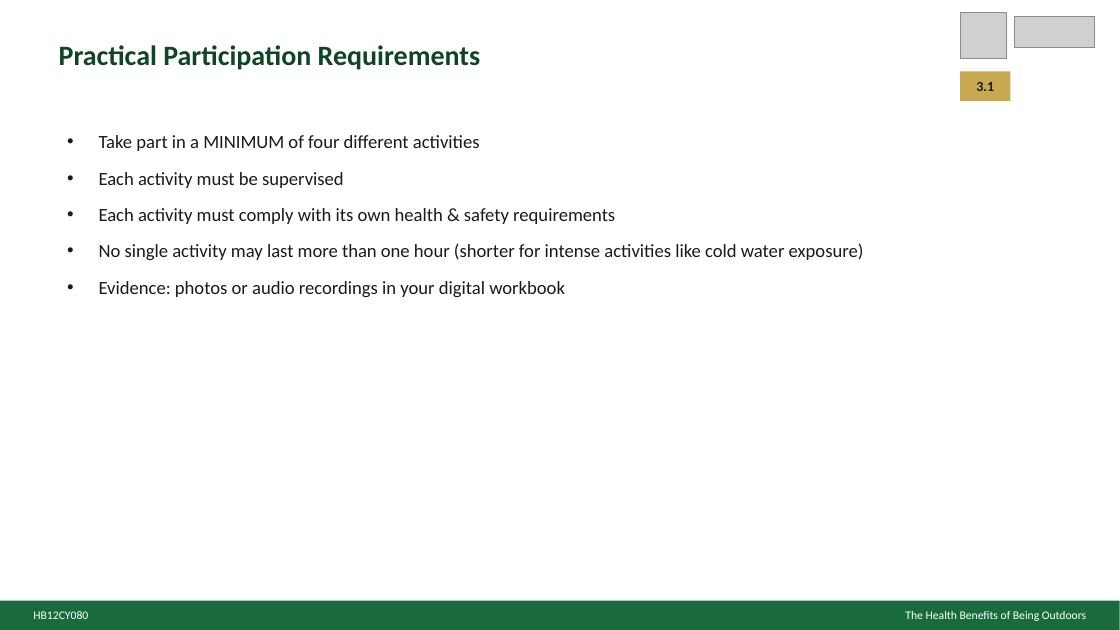
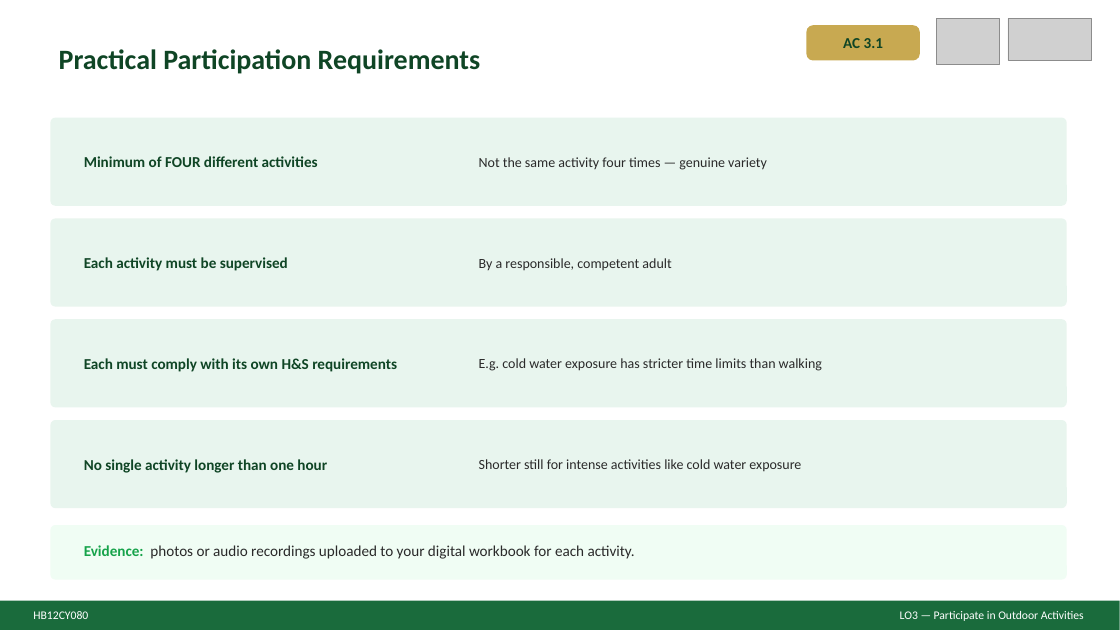
Before and after one commit to JJ2026Outdoor/ACOutdoorEd, a slide deck: slide 10 of HB12CY080HealthBenefitsSlides.pptx. Drawn at 1120x630 pixels with LibreOffice and Linux fonts; fonts in the diff are those of the drawing; grey boxes stand for pictures. Boxes give left, top, right and bottom in pixels: in the first picture for what was removed or moved away, otherwise in the second. Text is boxed around its words. In the diff, an @@ line names an element or a change of style, - is before the commit and + after.

```diff
--- a/HB12CY080HealthBenefitsSlides.pptx
+++ b/HB12CY080HealthBenefitsSlides.pptx
@@ text "Practical Participation Requirements": place and size @@
-text "Practical Participation Requirements" at (59, 45, 481, 70)
+text "Practical Participation Requirements" at (59, 49, 481, 74)
@@ rounded rectangle added at (807, 25, 920, 60), fill #C8A951 @@
@@ picture: place and size @@
-picture at (960, 13, 1007, 59)
+picture at (937, 18, 1000, 65)
@@ picture: place and size @@
-picture at (1015, 17, 1095, 47)
+picture at (1008, 18, 1092, 60)
@@ text at (843, 38, 883, 48): text changed; size 12 to 13 pt; text colour #1A1A1A to #0F4525 @@
-3.1
+AC 3.1
@@ rectangle removed at (960, 71, 1011, 101) @@
@@ rounded rectangle added at (50, 118, 1067, 206), fill #E8F5EE @@
@@ text removed at (99, 135, 864, 297) @@
-• Take part in a MINIMUM of four different activities
-• Each activity must be supervised
-• Each activity must comply with its own health & safety requirements
-• No single activity may last more than one hour (shorter for intense activities like cold water exposure)
-• Evidence: photos or audio recordings in your digital workbook
@@ text added at (84, 156, 318, 167), 13 pt, text #0F4525, bold @@
+Minimum of FOUR different activities
@@ text added at (479, 157, 767, 170), 12 pt, text #2A2A2A @@
+Not the same activity four times — genuine variety
@@ rounded rectangle added at (50, 218, 1067, 307), fill #E8F5EE @@
@@ text added at (84, 257, 288, 271), 13 pt, text #0F4525, bold @@
+Each activity must be supervised
@@ text added at (479, 258, 671, 270), 12 pt, text #2A2A2A @@
+By a responsible, competent adult
@@ rounded rectangle added at (50, 319, 1067, 408), fill #E8F5EE @@
@@ text added at (84, 358, 397, 372), 13 pt, text #0F4525, bold @@
+Each must comply with its own H&S requirements
@@ text added at (479, 358, 822, 371), 12 pt, text #2A2A2A @@
+E.g. cold water exposure has stricter time limits than walking
@@ rounded rectangle added at (50, 420, 1067, 508), fill #E8F5EE @@
@@ text added at (84, 459, 327, 473), 13 pt, text #0F4525, bold @@
+No single activity longer than one hour
@@ text added at (479, 459, 801, 471), 12 pt, text #2A2A2A @@
+Shorter still for intense activities like cold water exposure
@@ rounded rectangle added at (50, 525, 1067, 580), fill #F0FDF4 @@
@@ text added at (84, 545, 635, 559), 13 pt, text #2A2A2A @@
+Evidence: photos or audio recordings uploaded to your digital workbook for each activity.
@@ text added at (900, 611, 1084, 621), 10 pt, text #FFFFFF @@
+LO3 — Participate in Outdoor Activities
@@ text removed at (905, 611, 1086, 621) @@
-The Health Benefits of Being Outdoors
```
Also in this commit, not shown: 11 other slides changed, 3 slides added, 3 slides removed, 2 other files.
